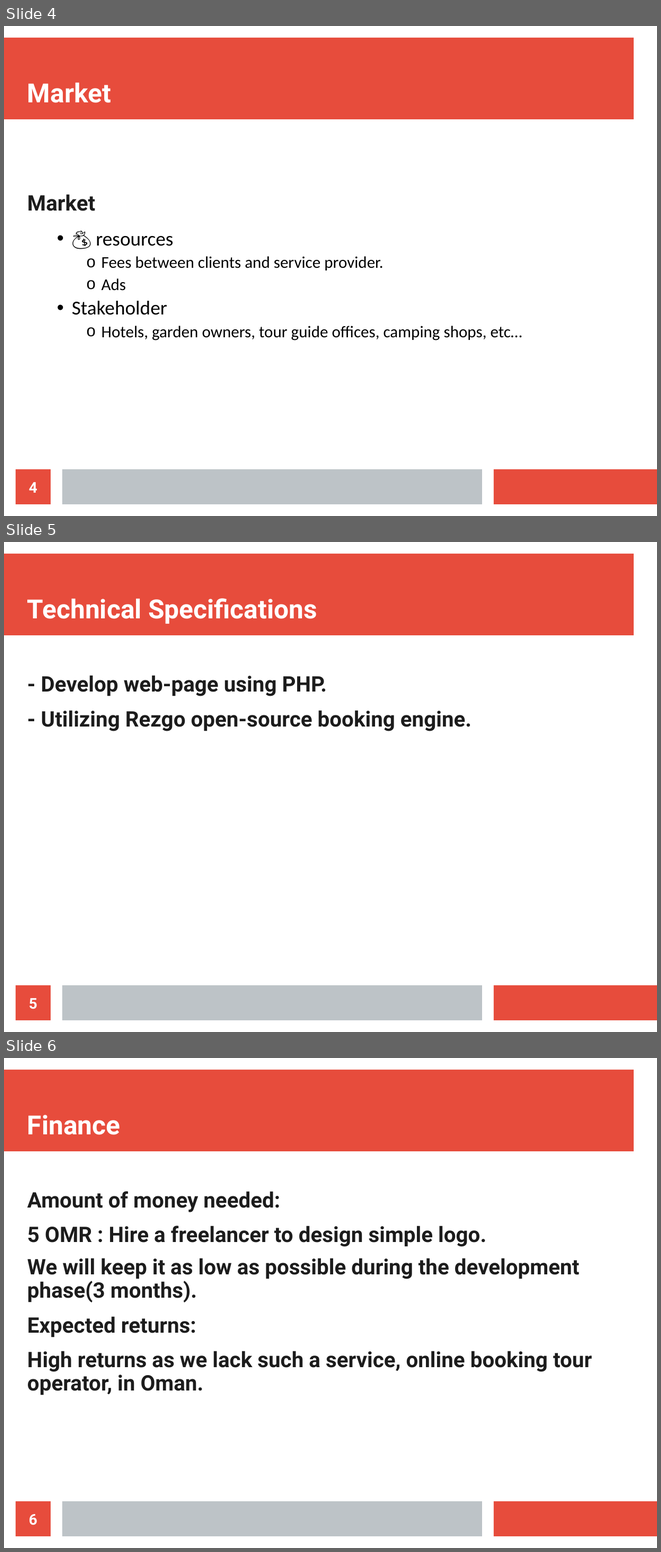
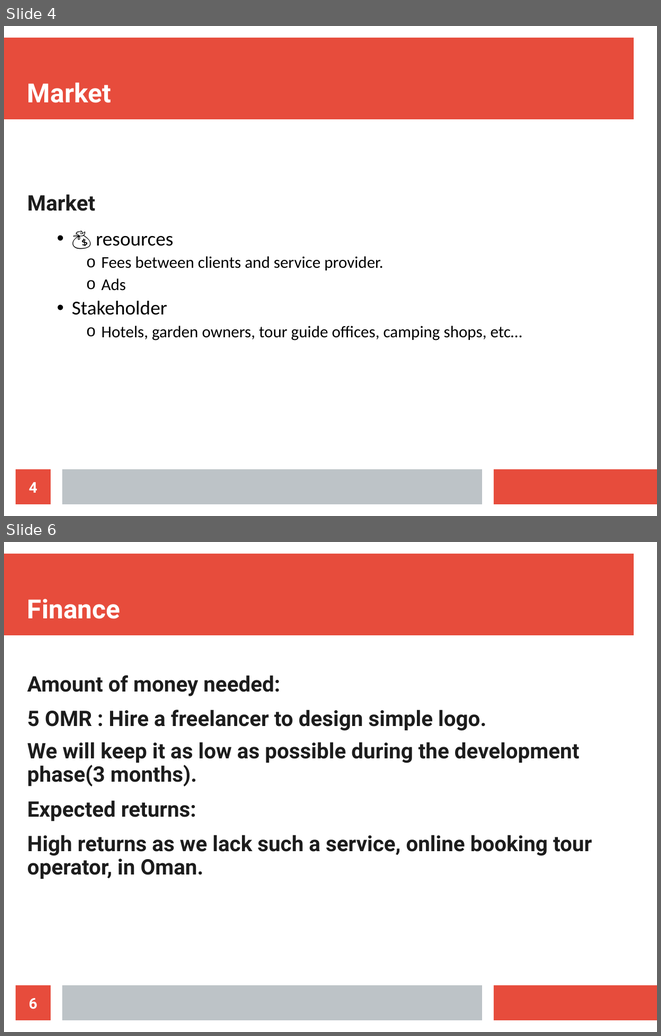
Before and after one commit to Aliii98/osoc19, a slide deck: OSOC-proposal-bigdata.odp. Shown one above the other, each under a label of ours: slides 4, 5 and 6 before the commit, slides 4 and 6 after it; the slides between them are not shown. The pictures are 661x1552 and 661x1036 pixels, drawn with LibreOffice and Linux fonts; fonts in the diff are those of the drawing. Boxes give left, top, right and bottom in pixels: in the first picture for what was removed or moved away, otherwise in the second. Text is boxed around its words. In the diff, an @@ line names an element or a change of style, - is before the commit and + after.

Commit message:
modify the object and technicalSpec

```diff
--- a/OSOC-proposal-bigdata.odp
+++ b/OSOC-proposal-bigdata.odp
@@ slide 5 removed at (x1=4, y1=542, x2=657, y2=1032), background #FFFFFF; not listed: 3 template elements that a slide beside it also shows @@
@@ title removed at (x1=27, y1=598, x2=317, y2=624) @@
-Technical Specifications
@@ text removed at (x1=41, y1=675, x2=471, y2=731) @@
-- Develop web-page using PHP.
-- Utilizing Rezgo open-source booking engine.
@@ page number removed at (x1=16, y1=985, x2=51, y2=1020) @@
-5
```
Also in this commit, not shown: 1 slide changed, 1 slide added.
